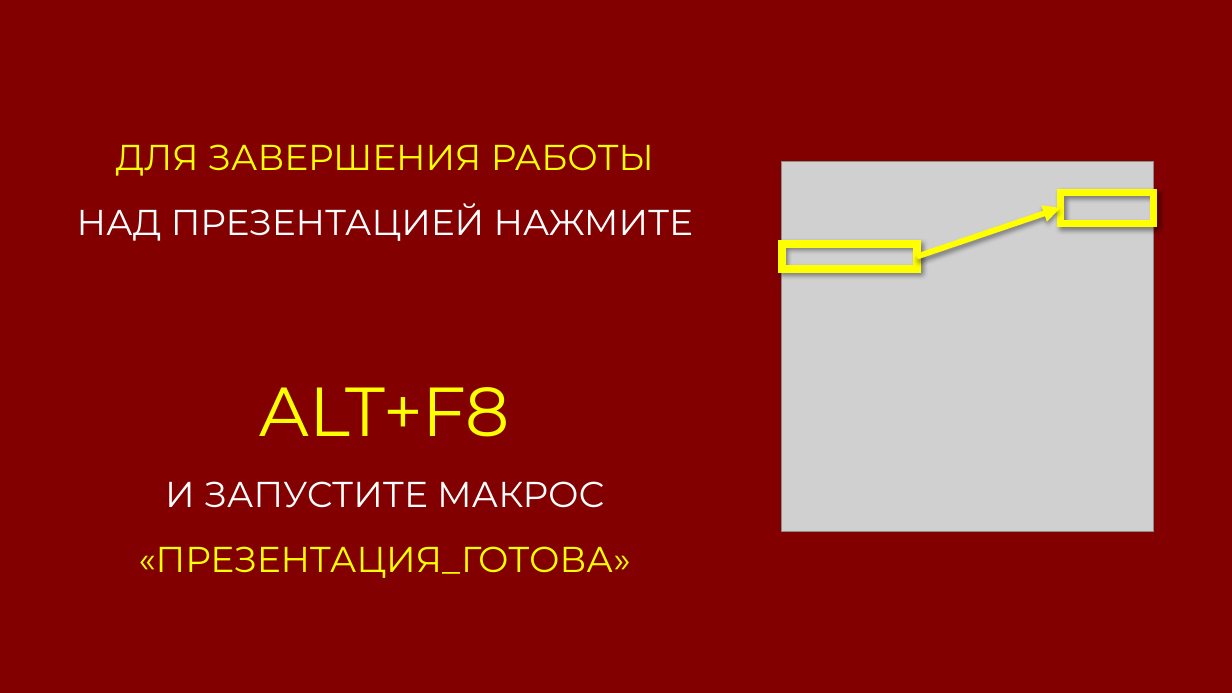
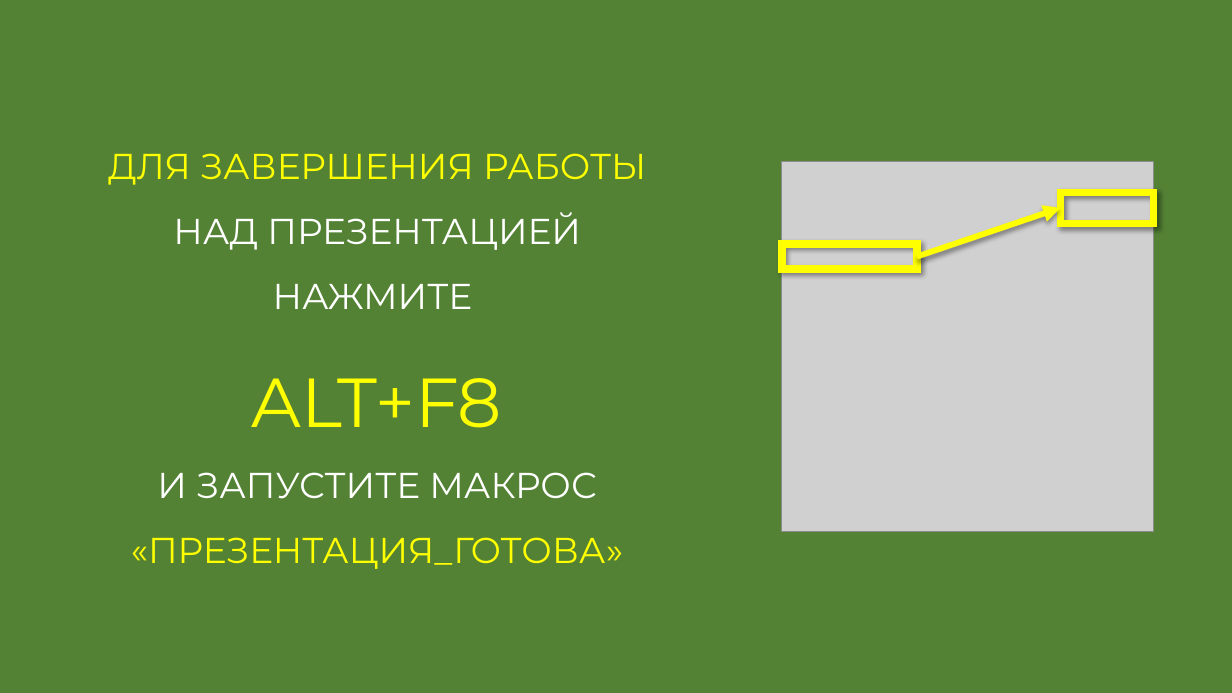
Before and after one commit to sirilgiz/alekseev, a slide deck: slide 2 of PowerPoint/Создание презентаций по шаблону/МАКРОС Создание презентация по шаблону_1.2.pptm. Drawn at 1232x693 pixels with LibreOffice and Linux fonts; fonts in the diff are those of the drawing; grey boxes stand for pictures. Boxes give left, top, right and bottom in pixels: in the first picture for what was removed or moved away, otherwise in the second. Text is boxed around its words. In the diff, an @@ line names an element or a change of style, - is before the commit and + after.

Commit message:
Макрос создания презентаций по шаблону (версия, показанная заказчику)

```diff
--- a/PowerPoint/Создание презентаций по шаблону/МАКРОС Создание презентация по шаблону_1.2.pptm
+++ b/PowerPoint/Создание презентаций по шаблону/МАКРОС Создание презентация по шаблону_1.2.pptm
@@ background #820000 to #548235 @@
@@ title "ДЛЯ ЗАВЕРШЕНИЯ РАБОТЫ НАД ПРЕЗЕНТАЦИЕЙ ..." rewrapped from (77,144,693,578) to (108,153,646,569) @@
```
Also in this commit, not shown: 1 other slide changed.
